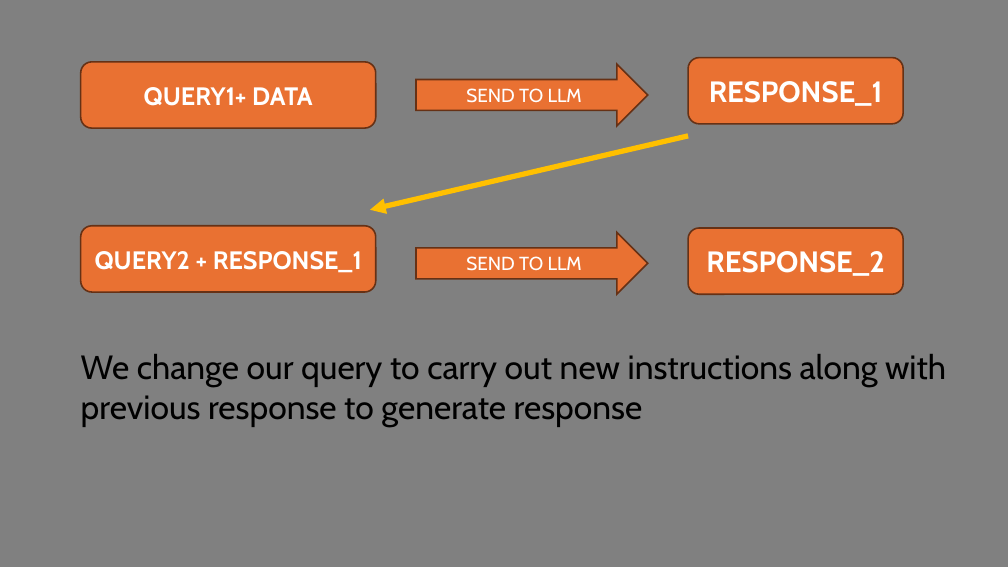
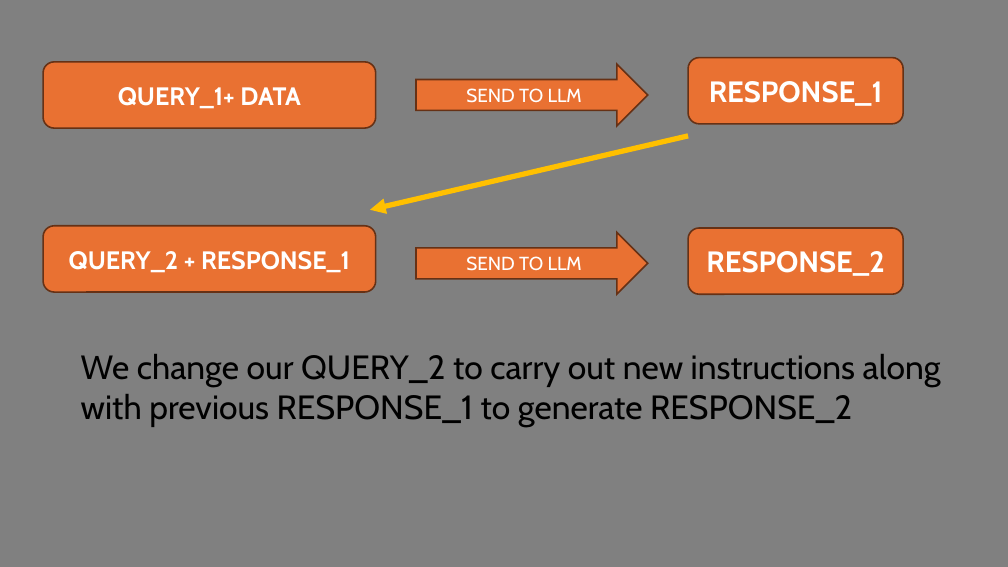
Before and after one commit to Python-Test-Engineer/django-jpn, a slide deck: slide 2 of django-jpn.pptx. Drawn at 1008x567 pixels with LibreOffice and Linux fonts; fonts in the diff are those of the drawing. Boxes give left, top, right and bottom in pixels: in the first picture for what was removed or moved away, otherwise in the second. Text is boxed around its words. In the diff, an @@ line names an element or a change of style, - is before the commit and + after.

```diff
--- a/django-jpn.pptx
+++ b/django-jpn.pptx
@@ rounded rectangle "QUERY_1+ DATA": place and size @@
-rounded rectangle "QUERY_1+ DATA" at bbox=[81, 62, 376, 129]
+rounded rectangle "QUERY_1+ DATA" at bbox=[43, 62, 376, 129]
@@ text in rounded rectangle at bbox=[118, 87, 301, 109]: text changed @@
-QUERY1+ DATA
+QUERY_1+ DATA
@@ rounded rectangle "QUERY_2 + RESPONSE_1": place and size @@
-rounded rectangle "QUERY_2 + RESPONSE_1" at bbox=[81, 226, 376, 293]
+rounded rectangle "QUERY_2 + RESPONSE_1" at bbox=[43, 226, 376, 293]
@@ text in rounded rectangle at bbox=[69, 251, 350, 273]: text changed @@
-QUERY2 + RESPONSE_1
+QUERY_2 + RESPONSE_1
@@ text at bbox=[81, 354, 941, 427]: text changed @@
-We change our query to carry out new instructions along with previous response to generate response
+We change our QUERY_2 to carry out new instructions along with previous RESPONSE_1 to generate RESPONSE_2
```
Also in this commit, not shown: 5 other files.
